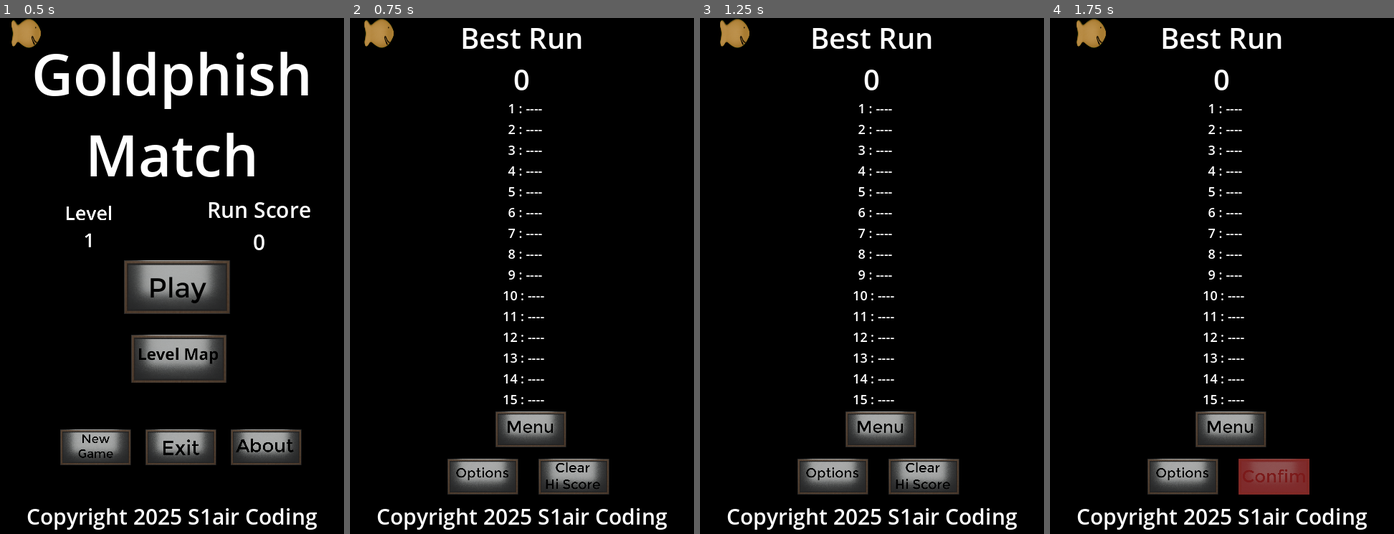
Above: before the commit, frames 1-4 (left to right).
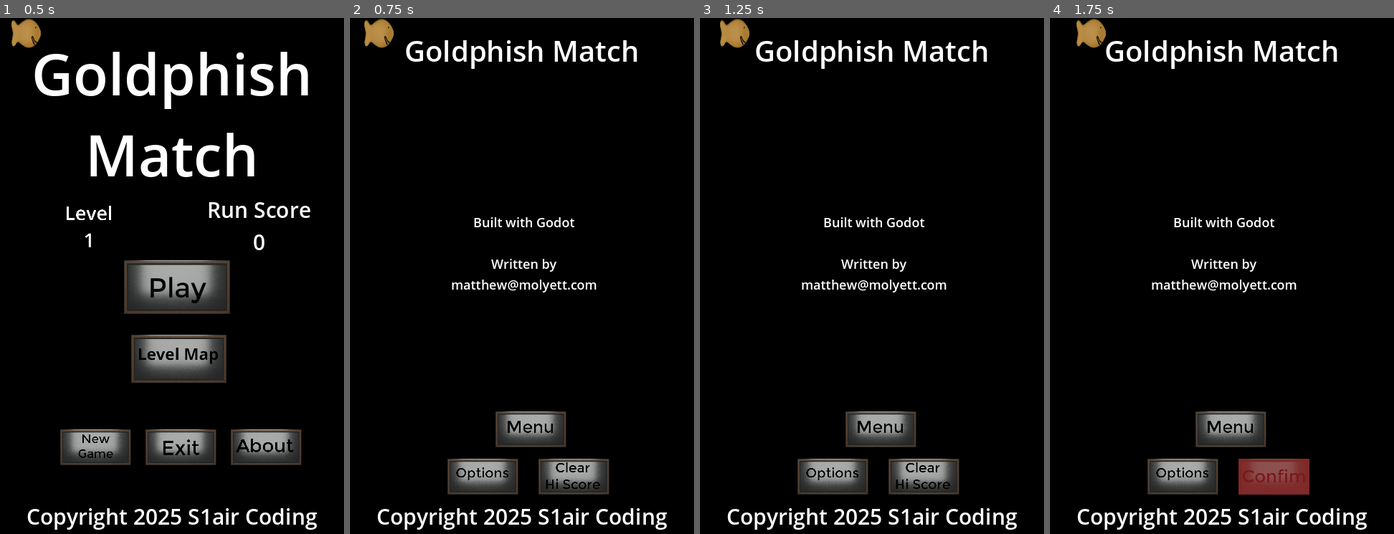
Above: after the commit, the same moments.

Repository: SecsAndCyber/GoldphishMatcher
Game: Godot game, scene res://source/menu_state.tscn
Same seed, same stepped clock (60 frames per second), same inputs: the game is played once before the commit and once after it.
Inputs (mouse positions are in pixels of both pictures, inside the frame that each line leads up to):
- Up to frame 1 (0.5 s): no input
- Up to frame 2 (0.75 s): click (614, 446) at 0.5 s
- Up to frame 3 (1.25 s): no input
- Up to frame 4 (1.75 s): click (1273, 477) at 1.25 s

Frame 1 is identical in both runs. In frame 2, 3.1% of the frame differs, in the area x 16-84%, y 1-75%; in frame 3, 3.1%; in frame 4, 3.1%.

Commit message:
Remove HiScores from About page

Diff:
--- a/source/about_state.tscn
+++ b/source/about_state.tscn
@@ -68,8 +68,7 @@
 offset_bottom = 91.0
 grow_horizontal = 2
 theme = SubResource("Theme_wm1ng")
-text = "Best Run
-0"
+text = "Goldphish Match"
 horizontal_alignment = 1
 vertical_alignment = 1
 
@@ -148,21 +147,10 @@
 offset_right = 445.0
 offset_bottom = 545.0
 theme = SubResource("Theme_jtxkl")
-text = "1
-2
-3
-4
-5
-6
-7
-8
-9
-10
-11
-12
-13
-14
-15"
+text = "Built with Godot
+
+Written by
+matthew@molyett.com"
 horizontal_alignment = 1
 vertical_alignment = 1
 
--- a/source/scripts/about_state.gd
+++ b/source/scripts/about_state.gd
@@ -16,24 +16,7 @@
 	super._process(delta)
 
 func draw_scores():
-	if !Reg.HiScore[0] and Reg.RunningScore:
-		title.text = "Best (Current) Run\n" + str(Reg.RunningScore)
-	else:
-		title.text = "Best Run\n" + str(Reg.HiScore[0])
-	hi_score.text = "";
-	for k in range(16):
-		if k > 0:
-			hi_score.text += "%2s :" % str(k);
-			print(Reg.HiScore)
-			if k in Reg.HiScore and Reg.HiScore[k] > 0:
-				hi_score.text += "%5s" % str(Reg.HiScore[k])
-			else:
-				hi_score.text += "%5s" % str("----")
-			if k+15 in Reg.HiScore:
-				hi_score.text += " |";
-				hi_score.text += "%3s :" % str(k+15)
-				hi_score.text += "%5s" % str(Reg.HiScore[k+15])
-			hi_score.text += "\n";
+	pass
 
 
 func _on_return_button_pressed() -> void:
